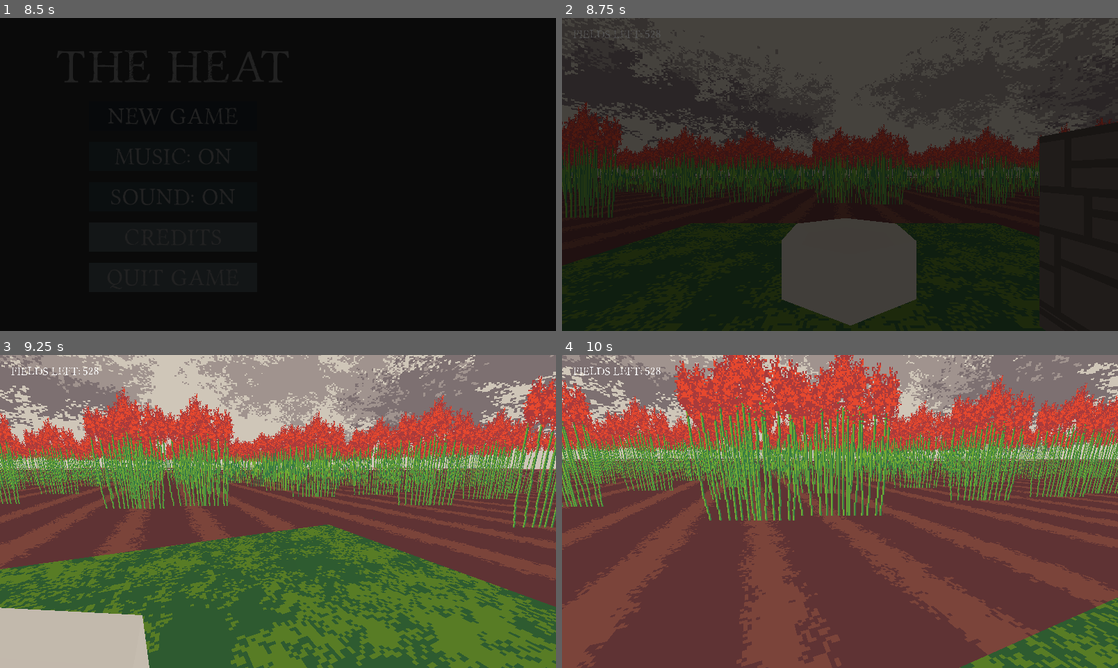
Above: before the commit, frames 1-4 (two rows, left to right).
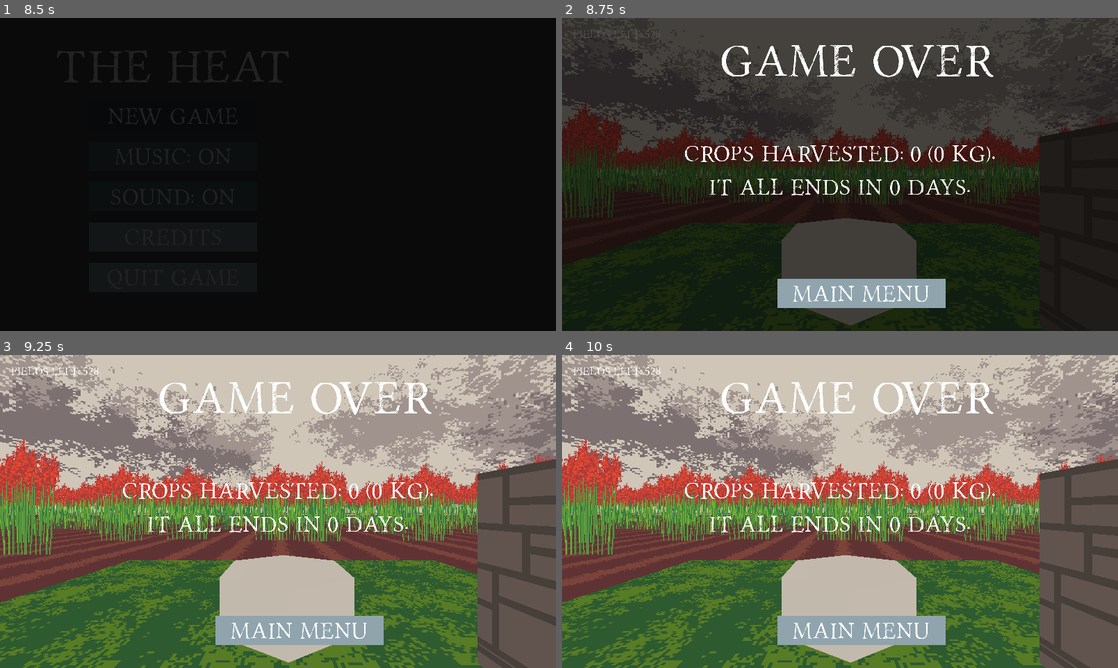
Above: after the commit, the same moments.

Repository: dzejpi/the-heat
Game: Godot game, scene res://scenes/SplashScene.tscn
Same seed, same stepped clock (60 frames per second), same inputs: the game is played once before the commit and once after it.
Inputs (mouse positions are in pixels of both pictures, inside the frame that each line leads up to):
- Up to frame 1 (8.5 s): move the mouse to (400, 158) at 0.52 s; hold D (move_right) 0.53-1.28 s; tap Space (dialog_end) at 0.6, 2.75, 5.75, 7.35 s; move the mouse to (166, 190) at 1.27 s; hold S (move_down) 1.28-2.03 s; click (166, 190) at 1.35 s; tap Enter at 2, 5 s; move the mouse to (333, 105) at 2.02 s; hold D (move_right) 2.03-2.78 s; tap 1 (item_1) at 2.1 s; move the mouse to (250, 237) at 2.77 s; hold W (move_up) 2.78-3.53 s; tap 2 (item_2) at 2.85 s; move the mouse to (444, 221) at 3.52 s; hold A (move_left) 3.53-5.03 s; tap 3 (item_3) at 3.6 s; tap Escape (game_pause) at 4.15 s; move the mouse to (111, 127) at 4.27 s; tap 4 (item_4) at 4.35 s; move the mouse to (305, 174) at 5.02 s; hold S (move_down) 5.03-5.78 s; tap Mouse wheel down (item_change_down) at 5.1 s; move the mouse to (194, 96) at 5.77 s; hold D (move_right) 5.78-6.53 s; tap Mouse wheel up (item_change_up) at 5.85 s; move the mouse to (400, 158) at 6.52 s; hold W (move_up) 6.53-7.28 s; hold Shift (move_sprint) 6.53-7.28 s; move the mouse to (166, 190) at 7.27 s; hold D (move_right) 7.28-8 s; click "New Game" at 8 s
- Up to frame 2 (8.75 s): no input
- Up to frame 3 (9.25 s): move the mouse to (289, 505) at 8.77 s; hold W (move_up) from 8.78 s (still down); click (289, 505) at 8.85 s
- Up to frame 4 (10 s): move the mouse to (834, 517) at 9.52 s; release W (move_up) at 9.53 s; hold A (move_left) from 9.53 s (still down); tap 1 (item_1) at 9.6 s

Frame 1 is identical in both runs. In frame 2, 5.4% of the frame differs, in the area x 22-78%, y 8-93%; in frame 3, 81%; in frame 4, 90%, in the area x 0-100%, y 0-100%.

Commit message:
If the game is over, it is no longer possible to display the pause menu.

Diff:
--- a/scripts/GlobalVar.gd
+++ b/scripts/GlobalVar.gd
@@ -4,7 +4,7 @@
 onready var sfx_node = $SfxPlayer
 onready var music_node = $MusicPlayer
 
-var is_game_over = false
+var is_game_over = true
 var is_game_paused = false
 
 var field_amount = 0
--- a/scripts/PauseScene.gd
+++ b/scripts/PauseScene.gd
@@ -10,13 +10,16 @@
 
 func _process(_delta):
 	if Input.is_action_just_pressed("game_pause"):
-		if is_game_paused:
-			GlobalVar.is_game_paused = false
-			update_pause_state()
-		else:
-			GlobalVar.is_game_paused = true
-			update_pause_state()
-
+		if !GlobalVar.is_game_over:
+			if is_game_paused:
+				GlobalVar.is_game_paused = false
+				update_pause_state()
+			else:
+				GlobalVar.is_game_paused = true
+				update_pause_state()
+	if GlobalVar.is_game_over:
+		GlobalVar.is_game_paused = false
+		update_pause_state()
 
 func update_pause_state():
 	is_game_paused = GlobalVar.is_game_paused
--- a/scripts/PlayerScript.gd
+++ b/scripts/PlayerScript.gd
@@ -62,7 +62,7 @@
 
 
 func _input(event):
-	if !GlobalVar.is_game_paused:
+	if !GlobalVar.is_game_paused && !GlobalVar.is_game_over:
 		if event is InputEventMouseMotion:
 			rotation_degrees.y -= event.relative.x * mouse_sensitivity / 10
 			player_head.rotation_degrees.x = clamp(player_head.rotation_degrees.x - event.relative.y * mouse_sensitivity / 10, -90, 90)
@@ -100,10 +100,11 @@
 
 	# Handling the options menu
 	if Input.is_action_just_pressed("ui_cancel"):
-		if !GlobalVar.is_game_paused:
-			GlobalVar.is_game_paused = true
-		else:
-			GlobalVar.is_game_paused = false
+		if !GlobalVar.is_game_over:
+			if !GlobalVar.is_game_paused:
+				GlobalVar.is_game_paused = true
+			else:
+				GlobalVar.is_game_paused = false
 
 	if Input.is_action_just_pressed("game_action"):
 		process_player_action_on_object(observed_object, ray.get_collider())
@@ -285,6 +286,8 @@
 			Input.set_mouse_mode(Input.MOUSE_MODE_VISIBLE)
 		else:
 			Input.set_mouse_mode(Input.MOUSE_MODE_CAPTURED)
+	if GlobalVar.is_game_over:
+		Input.set_mouse_mode(Input.MOUSE_MODE_VISIBLE)
 
 
 func update_field_count():
